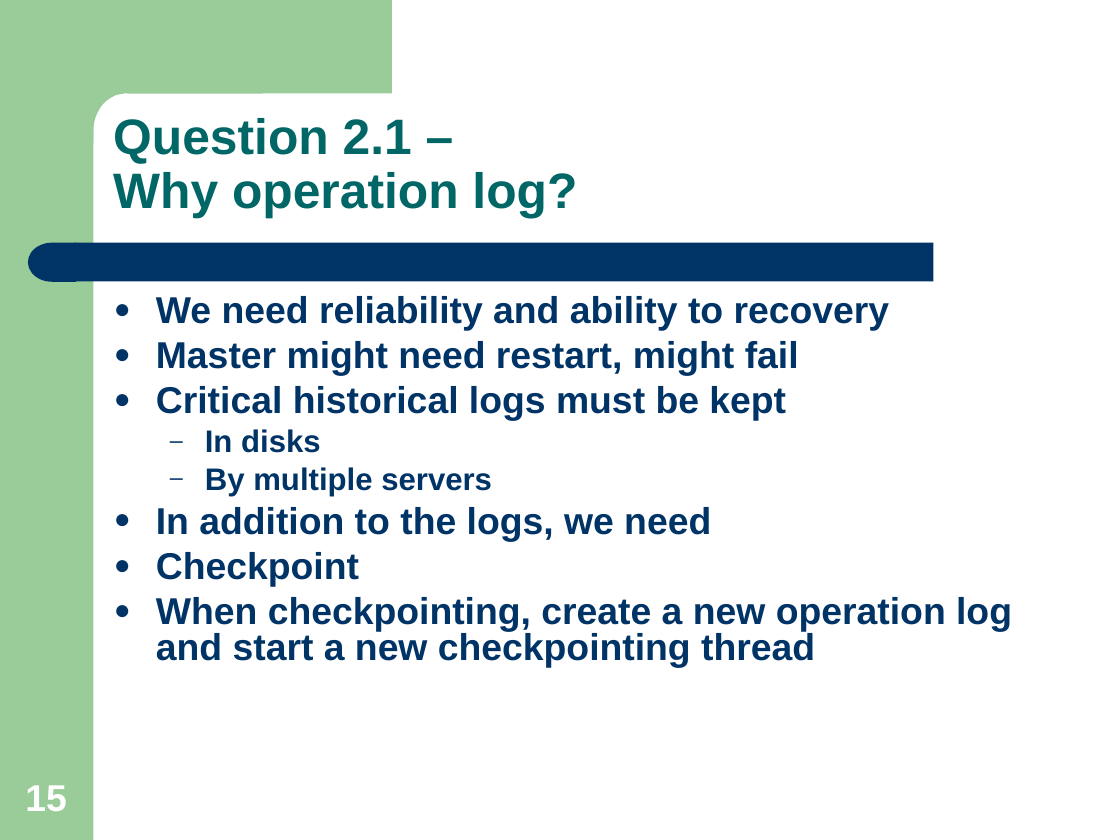
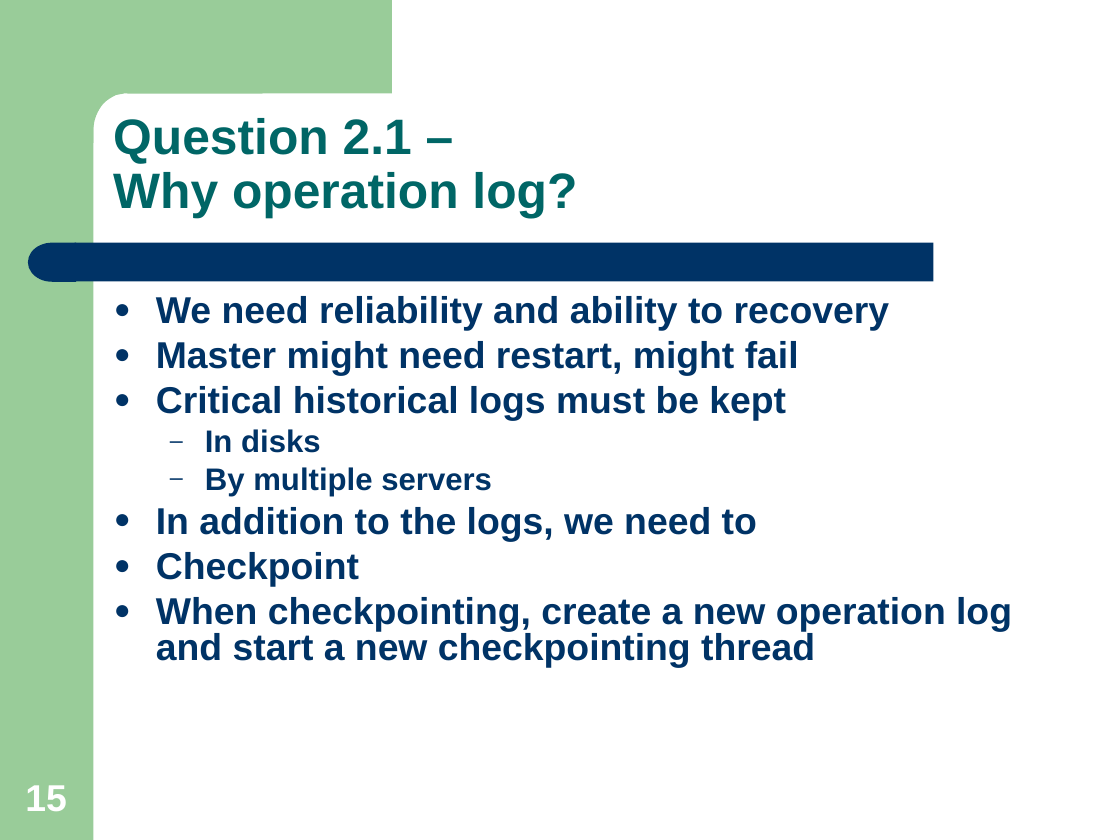
Before and after one commit to kingzevin/notes, a slide deck: slide 15 of distributed system/gfs - king.zevin.ppt. Drawn at 1120x840 pixels with LibreOffice and Linux fonts; fonts in the diff are those of the drawing. Boxes give left, top, right and bottom in pixels: in the first picture for what was removed or moved away, otherwise in the second. Text is boxed around its words. In the diff, an @@ line names an element or a change of style, - is before the commit and + after.

```diff
--- a/distributed system/gfs - king.zevin.ppt
+++ b/distributed system/gfs - king.zevin.ppt
@@ text at (156,507,757,542): text changed @@
-● In addition to the logs, we need
+● In addition to the logs, we need to
```
Also in this commit, not shown: 6 other slides changed, 1 other file.
